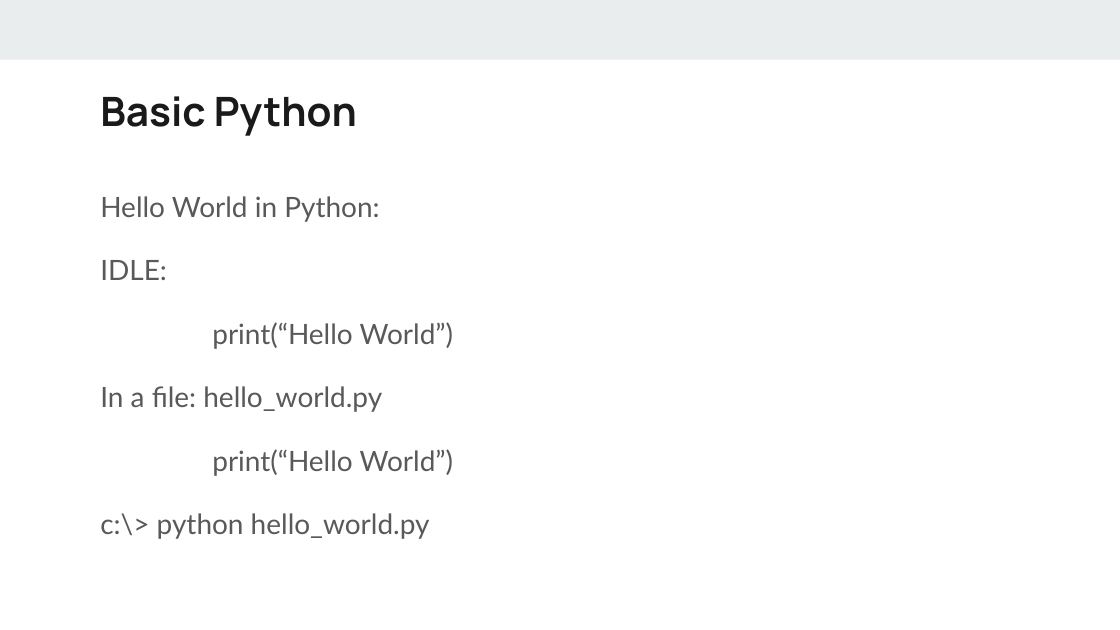
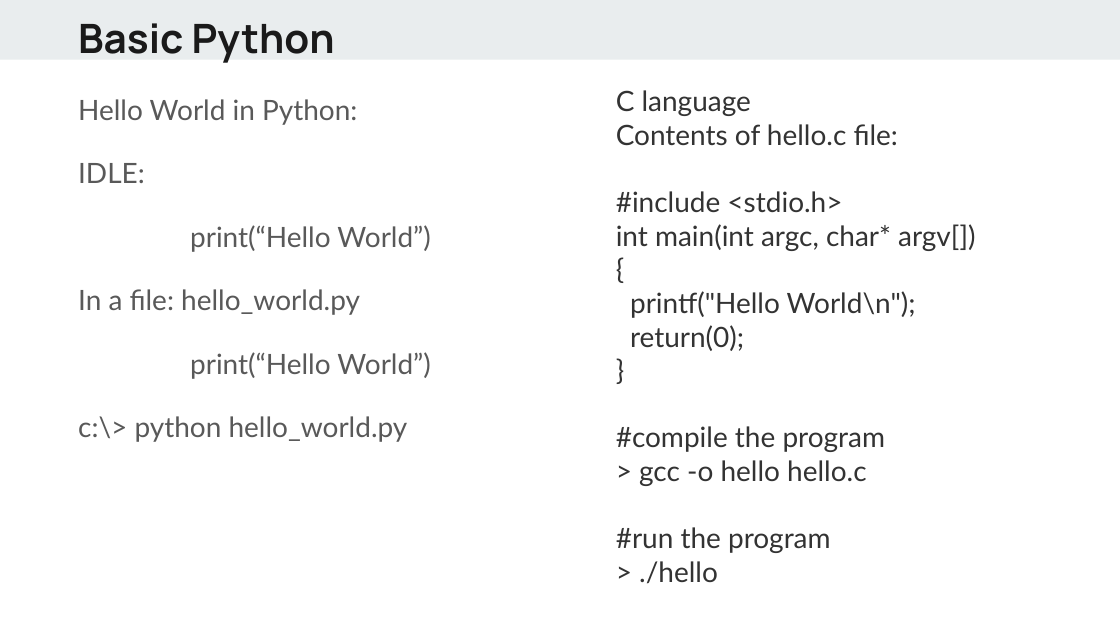
Before and after one commit to alif0/hello_world, a slide deck: slide 10 of lectures/Python - day1.pptx. Drawn at 1120x630 pixels with LibreOffice and Linux fonts; fonts in the diff are those of the drawing. Boxes give left, top, right and bottom in pixels: in the first picture for what was removed or moved away, otherwise in the second. Text is boxed around its words. In the diff, an @@ line names an element or a change of style, - is before the commit and + after.

```diff
--- a/lectures/Python - day1.pptx
+++ b/lectures/Python - day1.pptx
@@ text "Basic Python": place and size @@
-text "Basic Python" at bbox=[100, 96, 357, 136]
+text "Basic Python" at bbox=[78, 23, 335, 63]
@@ text "Hello World in Python:": place and size @@
-text "Hello World in Python:" at bbox=[100, 196, 453, 539]
+text "Hello World in Python:" at bbox=[78, 99, 430, 442]
@@ text added at bbox=[616, 90, 975, 584], 18 pt, text #333333 @@
+C language
+Contents of hello.c file:
+#include <stdio.h>
+int main(int argc, char* argv[])
+{
+printf("Hello World\n");
+return(0);
+}
+#compile the program
+> gcc -o hello hello.c
+#run the program
+> ./hello
```
Also in this commit, not shown: 9 other slides changed, 1 slide added, 1 slide removed, 2 other files.
